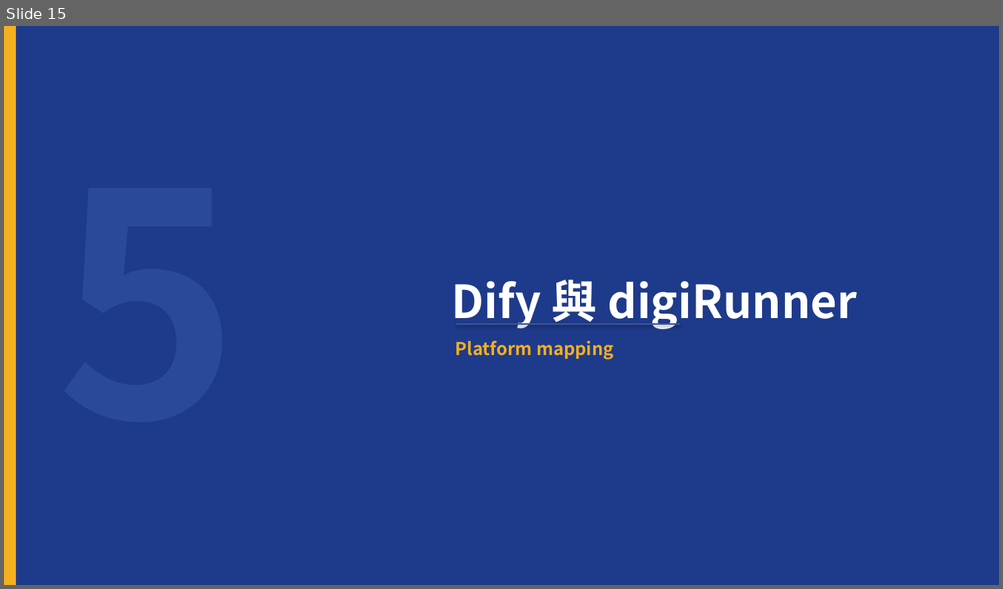
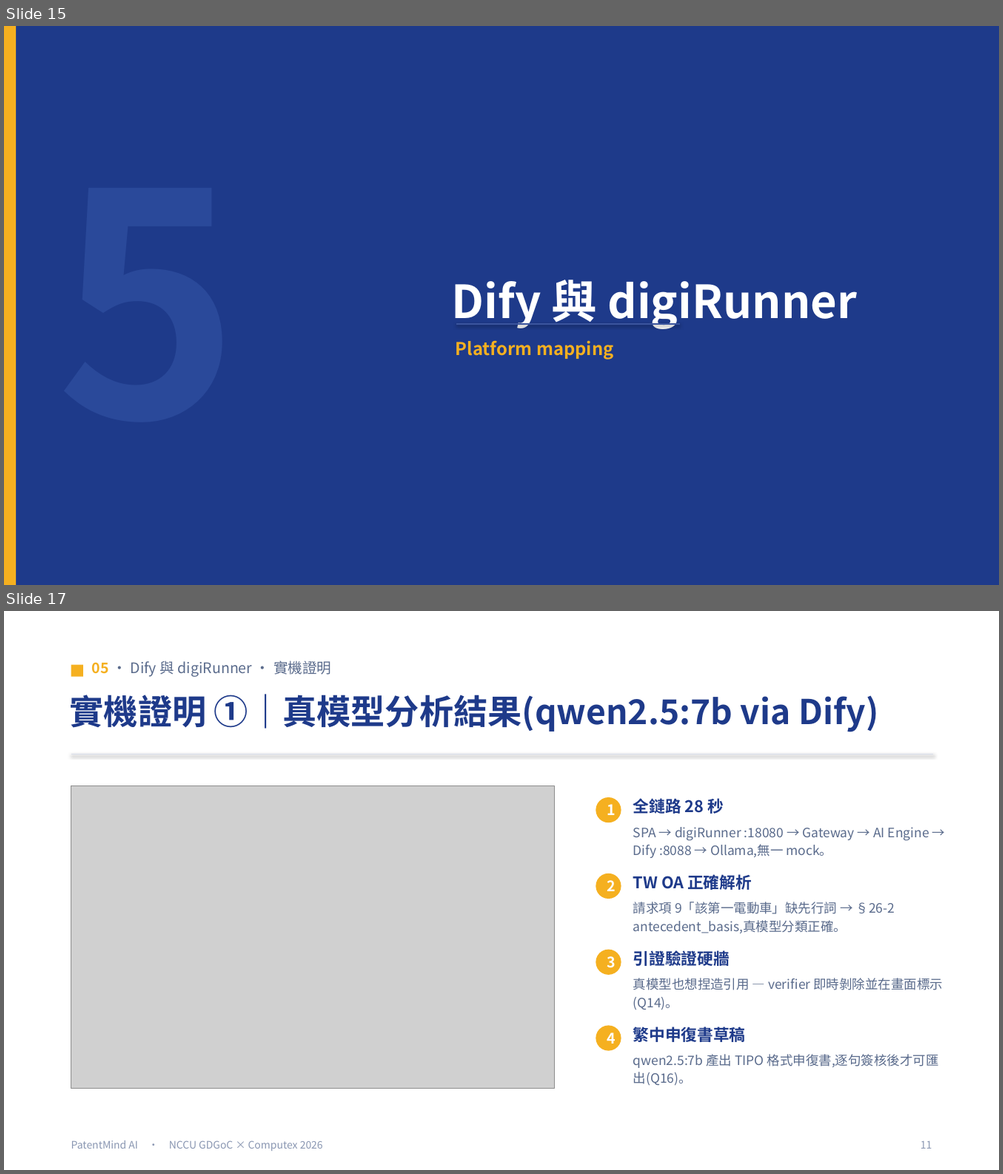
Before and after one commit to Adrian-Kao/shin-lee, a slide deck: presentation/PatentMind_簡報.pptx. Shown one above the other, each under a label of ours: slide 15 before the commit, slides 15 and 17 after it; the slides between them are not shown. The pictures are 1003x589 and 1003x1174 pixels, drawn with LibreOffice and Linux fonts; fonts in the diff are those of the drawing; grey boxes stand for pictures. Boxes give left, top, right and bottom in pixels: in the first picture for what was removed or moved away, otherwise in the second. Text is boxed around its words. In the diff, an @@ line names an element or a change of style, - is before the commit and + after.

```diff
--- a/presentation/PatentMind_簡報.pptx
+++ b/presentation/PatentMind_簡報.pptx
@@ slide 17 added at [4, 611, 999, 1170], background #FFFFFF @@
@@ rectangle added at [71, 665, 83, 677], fill #F5B020 @@
@@ text added at [92, 661, 332, 677], 14 pt, text #5A6B8C @@
+05 · Dify 與 digiRunner · 實機證明
@@ text added at [70, 694, 878, 732], 33 pt, text #1E3A8A, bold @@
+實機證明 ①｜真模型分析結果(qwen2.5:7b via Dify)
@@ elbow line added from (71, 755) to (933, 755), #D7DDEA 1.2 pt @@
@@ picture added at [71, 786, 555, 1088] @@
@@ ellipse added at [596, 797, 621, 823], fill #F5B020, 14 pt, text #FFFFFF, bold @@
+1
@@ text added at [633, 798, 723, 814], 15.5 pt, text #1E3A8A, bold @@
+全鏈路 28 秒
@@ text added at [633, 827, 929, 858], 12.5 pt, text #5A6B8C @@
+SPA → digiRunner :18080 → Gateway → AI Engine → Dify :8088 → Ollama,無一 mock。
@@ ellipse added at [596, 874, 621, 899], fill #F5B020, 14 pt, text #FFFFFF, bold @@
+2
@@ text added at [633, 874, 751, 890], 15.5 pt, text #1E3A8A, bold @@
+TW OA 正確解析
@@ text added at [633, 902, 895, 934], 12.5 pt, text #5A6B8C @@
+請求項 9「該第一電動車」缺先行詞 → §26-2 antecedent_basis,真模型分類正確。
@@ ellipse added at [596, 950, 621, 975], fill #F5B020, 14 pt, text #FFFFFF, bold @@
+3
@@ text added at [633, 948, 729, 968], 15.5 pt, text #1E3A8A, bold @@
+引證驗證硬牆
@@ text added at [633, 978, 942, 1011], 12.5 pt, text #5A6B8C @@
+真模型也想捏造引用 — verifier 即時剝除並在畫面標示(Q14)。
@@ ellipse added at [596, 1026, 621, 1051], fill #F5B020, 14 pt, text #FFFFFF, bold @@
+4
@@ text added at [633, 1027, 745, 1042], 15.5 pt, text #1E3A8A, bold @@
+繁中申復書草稿
@@ text added at [633, 1054, 939, 1086], 12.5 pt, text #5A6B8C @@
+qwen2.5:7b 產出 TIPO 格式申復書,逐句簽核後才可匯出(Q16)。
@@ text added at [71, 1141, 323, 1151], 10 pt, text #8A97B2 @@
+PatentMind AI · NCCU GDGoC × Computex 2026
@@ text added at [920, 1142, 932, 1149], 10 pt, text #8A97B2 @@
+11
```
Also in this commit, not shown: 3 slides changed, 1 other slide added, 1 other file.
